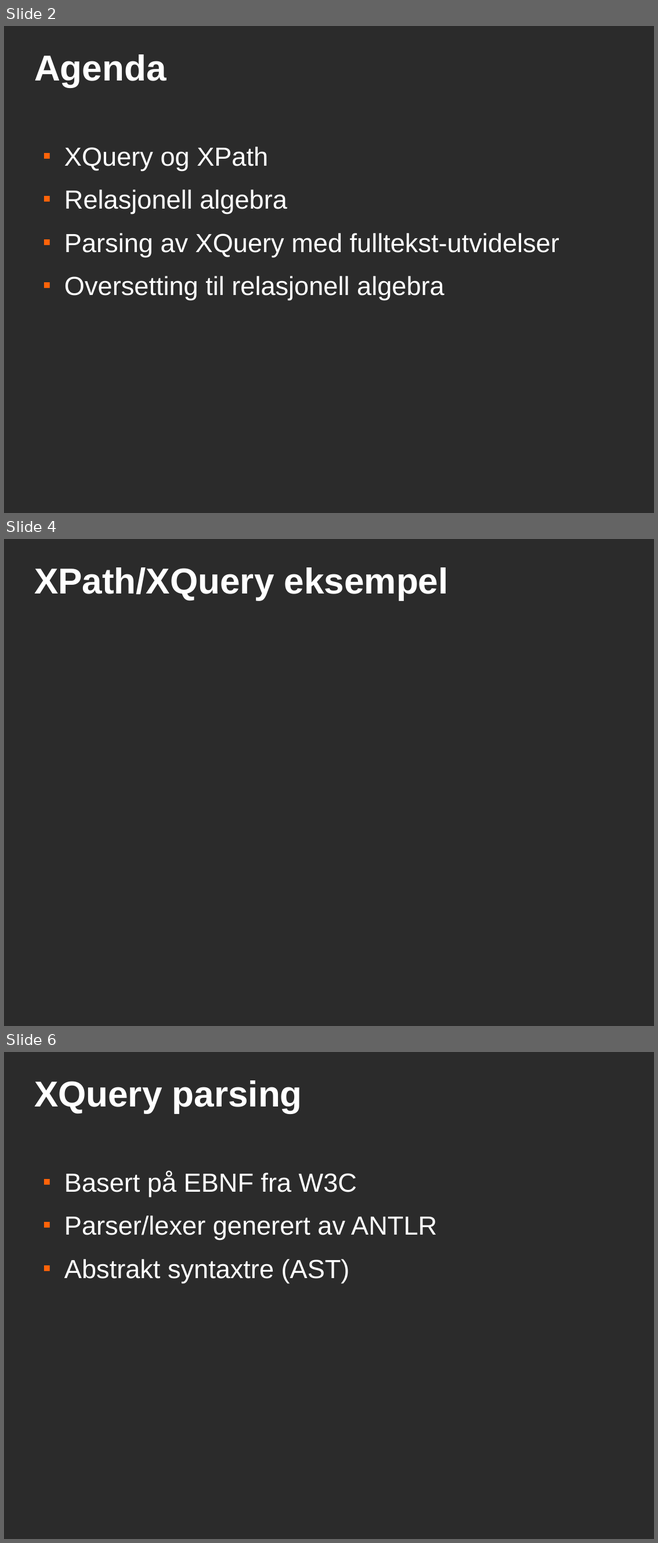
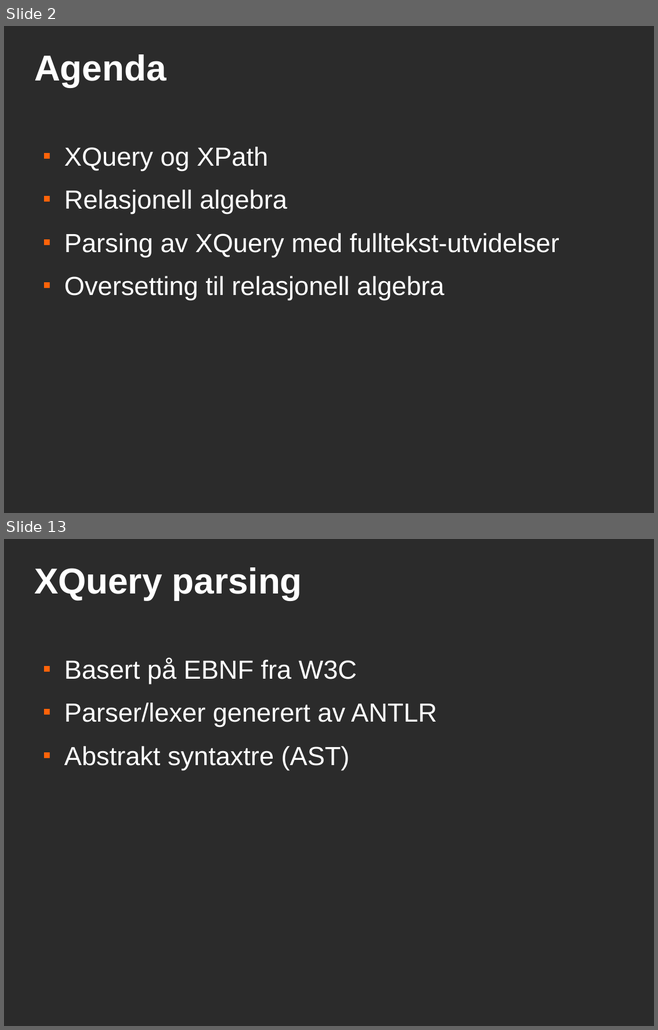
Before and after one commit to andrerav/xqft-parser, a slide deck: doc/xqueryft.odp. Shown one above the other, each under a label of ours: slides 2, 4 and 6 before the commit, slides 2 and 13 after it; the slides between them are not shown. The pictures are 658x1543 and 658x1030 pixels, drawn with LibreOffice and Linux fonts; fonts in the diff are those of the drawing; background and template pictures are left out; a plain dark background stands for a picture behind light text. Boxes give left, top, right and bottom in pixels: in the first picture for what was removed or moved away, otherwise in the second. Text is boxed around its words. In the diff, an @@ line names an element or a change of style, - is before the commit and + after.

```diff
--- a/doc/xqueryft.odp
+++ b/doc/xqueryft.odp
@@ slide 4 removed at (x1=4, y1=539, x2=654, y2=1026), background picture (left out) @@
@@ title removed at (x1=34, y1=567, x2=448, y2=600) @@
-XPath/XQuery eksempel
@@ what was slide 6 is now slide 13 @@
```
Also in this commit, not shown: 1 slide changed, 9 slides added, 1 other slide removed, 1 other file.
